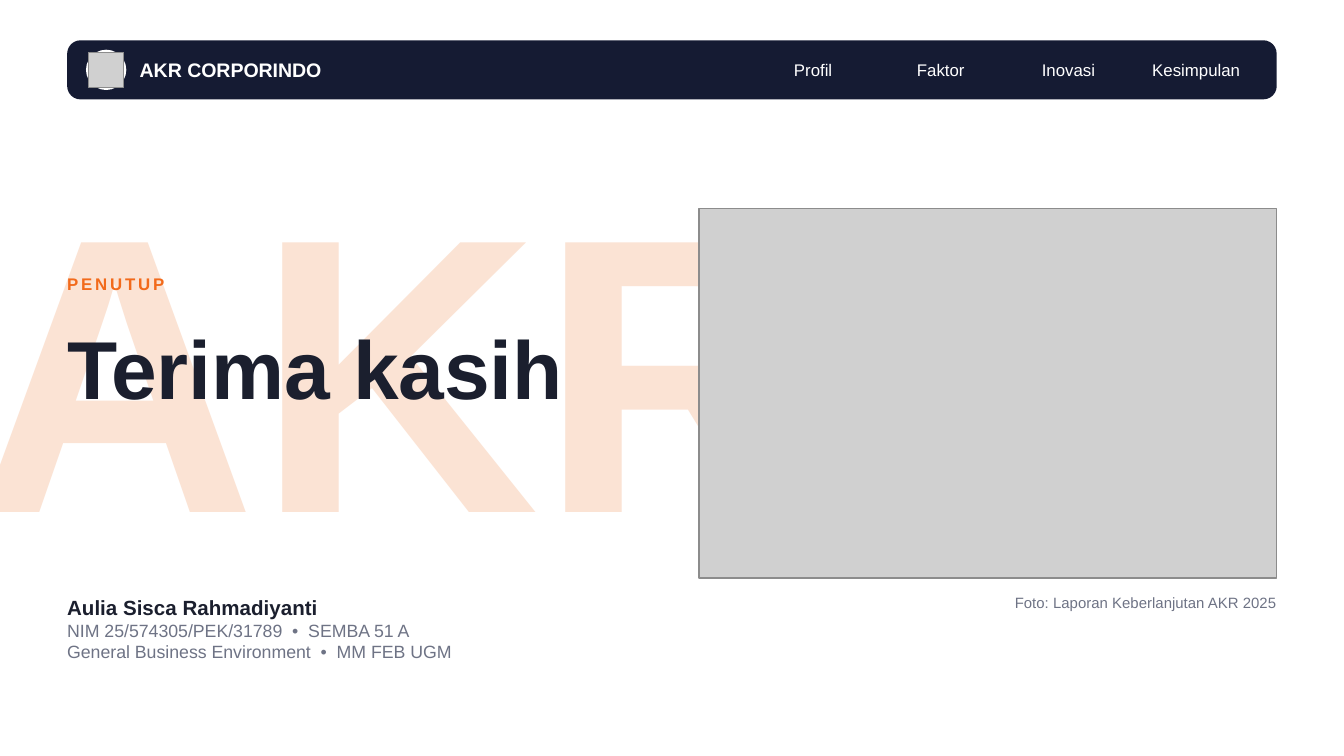
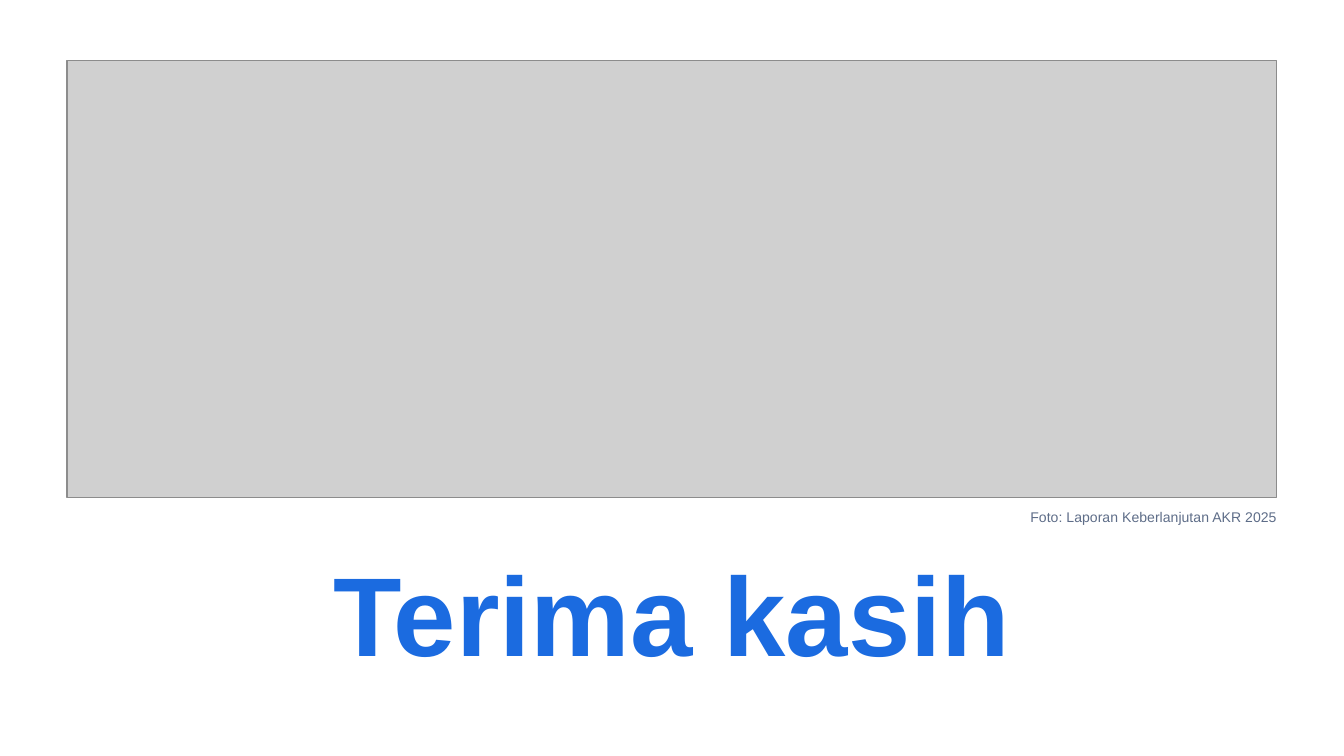
Before and after one commit to aslihabnuri/Dom-Manipulation, a slide deck: slide 10 of output-paper-GBE/Presentasi GBE - Aulia Sisca Rahmadiyanti - SEMBA 51A - PT AKR Corporindo Tbk.pptx. Drawn at 1344x756 pixels with LibreOffice and Linux fonts; fonts in the diff are those of the drawing; grey boxes stand for pictures; background and template pictures are left out. Boxes give left, top, right and bottom in pixels: in the first picture for what was removed or moved away, otherwise in the second. Text is boxed around its words. In the diff, an @@ line names an element or a change of style, - is before the commit and + after.

```diff
--- a/output-paper-GBE/Presentasi GBE - Aulia Sisca Rahmadiyanti - SEMBA 51A - PT AKR Corporindo Tbk.pptx
+++ b/output-paper-GBE/Presentasi GBE - Aulia Sisca Rahmadiyanti - SEMBA 51A - PT AKR Corporindo Tbk.pptx
@@ rounded rectangle removed at (67, 40, 1277, 99) @@
@@ ellipse removed at (86, 50, 126, 90) @@
@@ picture removed at (89, 52, 124, 87) @@
@@ picture added at (67, 60, 1277, 497) @@
@@ text removed at (140, 63, 321, 78) @@
-AKR CORPORINDO
@@ text removed at (794, 63, 832, 76) @@
-Profil
@@ text removed at (917, 63, 965, 76) @@
-Faktor
@@ text removed at (1042, 64, 1095, 76) @@
-Inovasi
@@ text removed at (1152, 63, 1240, 80) @@
-Kesimpulan
@@ text removed at (0, 208, 822, 579) @@
-AKR
@@ picture removed at (699, 208, 1277, 578) @@
@@ text removed at (67, 276, 164, 294) @@
-PENUTUP
@@ text "Foto: Laporan Keberlanjutan AKR 2025": place and size @@
-text "Foto: Laporan Keberlanjutan AKR 2025" at (1015, 597, 1276, 611)
+text "Foto: Laporan Keberlanjutan AKR 2025" at (1030, 512, 1276, 525)
@@ text "Foto: Laporan Keberlanjutan AKR 2025" at (1030, 512, 1276, 525): size 8 to 7.5 pt, text colour #6E7385 to #5E6D88 @@
@@ text "Terima kasih": place and size @@
-text "Terima kasih" at (67, 334, 563, 414)
+text "Terima kasih" at (334, 575, 1010, 657)
@@ text "Terima kasih" at (334, 575, 1010, 657): size 44 to 60 pt, text colour #1B1F2E to #1B6BE0; alignment left to centre @@
@@ text removed at (67, 600, 451, 658) @@
-Aulia Sisca Rahmadiyanti
-NIM 25/574305/PEK/31789 • SEMBA 51 A
-General Business Environment • MM FEB UGM
```
Also in this commit, not shown: 9 other slides changed, 3 other files.
